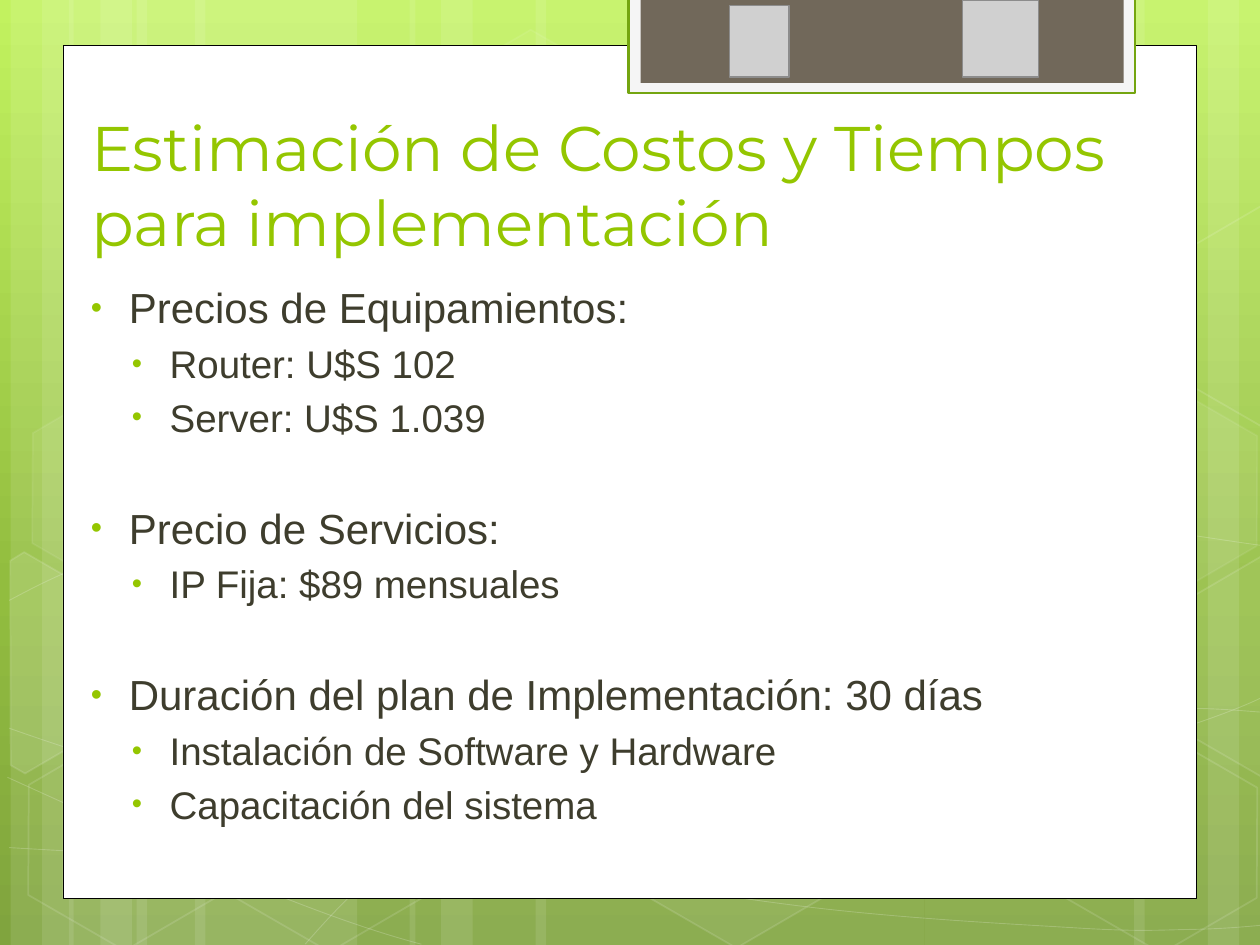
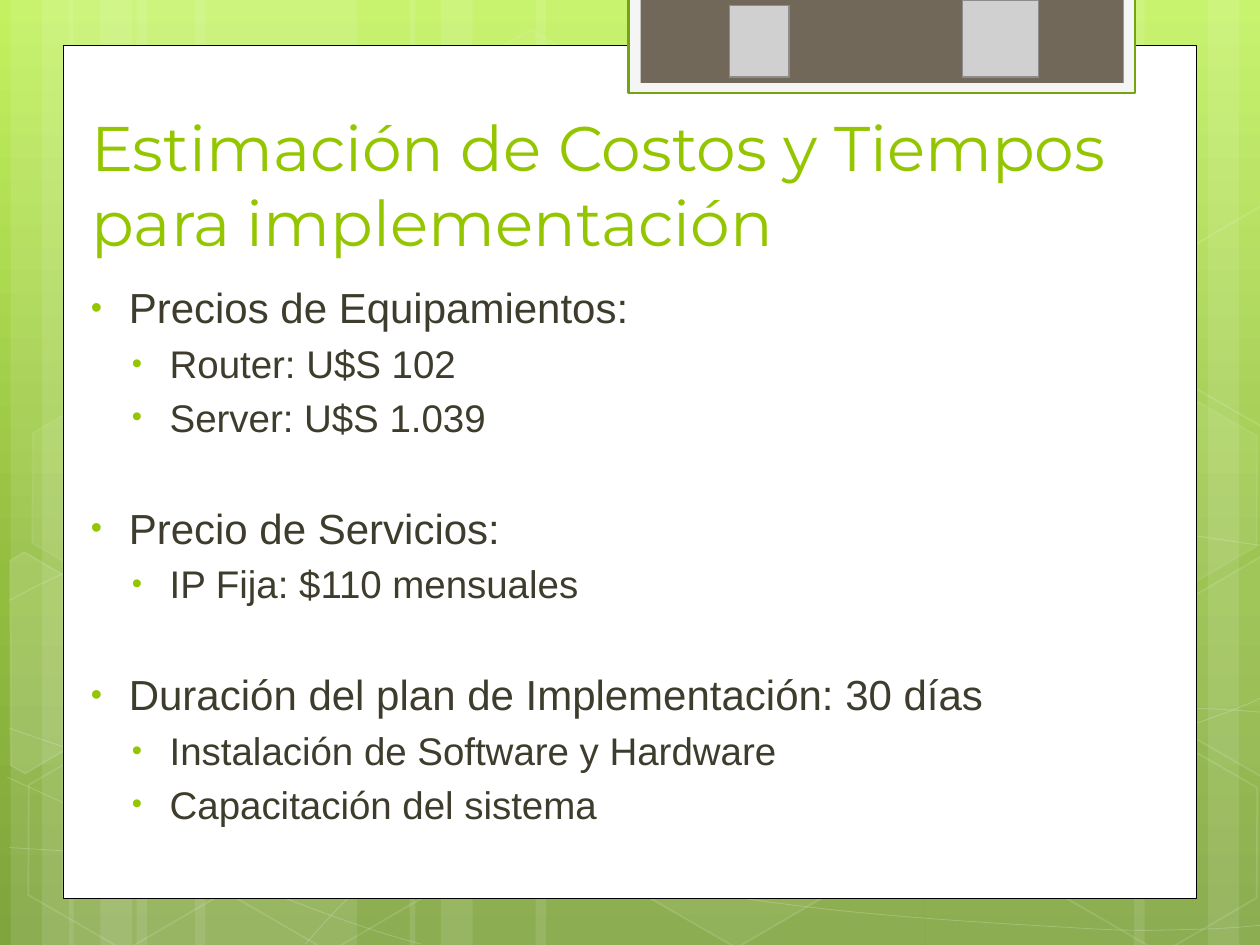
Before and after one commit to ptissera/habilitacion-profesional-2012-4k4, a slide deck: slide 33 of Documentacion/Proyecto/Presentacion Final/Exposicion Final.pptx. Drawn at 1260x945 pixels with LibreOffice and Linux fonts; fonts in the diff are those of the drawing; grey boxes stand for pictures. Boxes give left, top, right and bottom in pixels: in the first picture for what was removed or moved away, otherwise in the second. Text is boxed around its words. In the diff, an @@ line names an element or a change of style, - is before the commit and + after.

```diff
--- a/Documentacion/Proyecto/Presentacion Final/Exposicion Final.pptx
+++ b/Documentacion/Proyecto/Presentacion Final/Exposicion Final.pptx
@@ text at box(170, 569, 578, 606): text changed @@
-  • IP Fija: $89 mensuales
+  • IP Fija: $110 mensuales
```
Also in this commit, not shown: 6 other slides changed.
